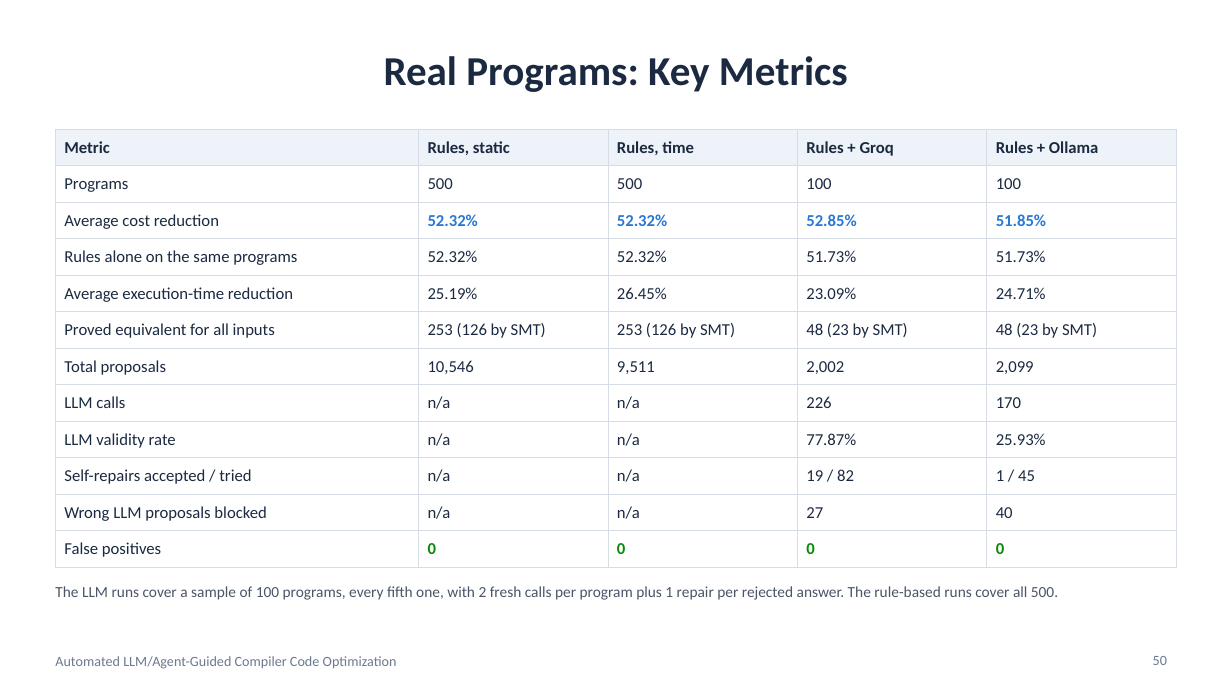
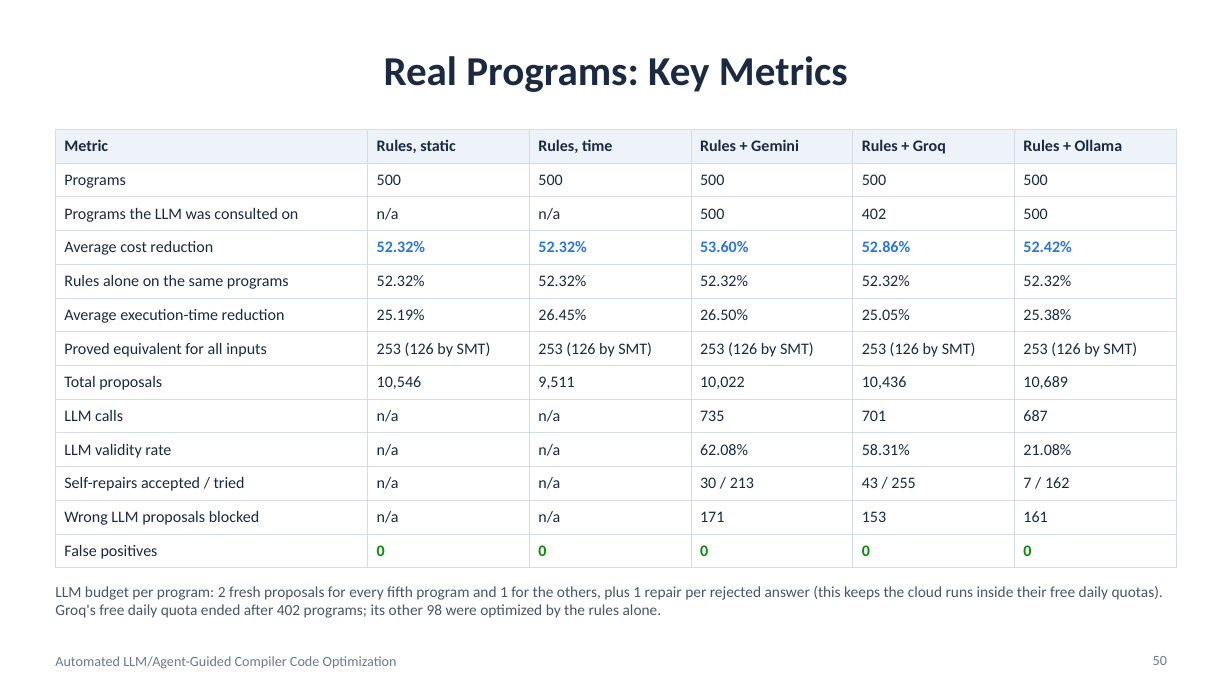
Before and after one commit to adarshhsharmaa-rgb/LLM-based-Compiler-Code-Optimization, a slide deck: slide 50 of project_ppt_24bce2972_review3.pptx. Drawn at 1232x693 pixels with LibreOffice and Linux fonts; fonts in the diff are those of the drawing. Boxes give left, top, right and bottom in pixels: in the first picture for what was removed or moved away, otherwise in the second. Text is boxed around its words. In the diff, an @@ line names an element or a change of style, - is before the commit and + after.

```diff
--- a/project_ppt_24bce2972_review3.pptx
+++ b/project_ppt_24bce2972_review3.pptx
@@ table at [55,129,1177,568] @@
-Metric | Rules, static | Rules, time | Rules + Groq | Rules + Ollama
-Programs | 500 | 500 | 100 | 100
-Average cost reduction | 52.32% | 52.32% | 52.85% | 51.85%
-Rules alone on the same programs | 52.32% | 52.32% | 51.73% | 51.73%
-Average execution-time reduction | 25.19% | 26.45% | 23.09% | 24.71%
-Proved equivalent for all inputs | 253 (126 by SMT) | 253 (126 by SMT) | 48 (23 by SMT) | 48 (23 by SMT)
-Total proposals | 10,546 | 9,511 | 2,002 | 2,099
-LLM calls | n/a | n/a | 226 | 170
-LLM validity rate | n/a | n/a | 77.87% | 25.93%
-Self-repairs accepted / tried | n/a | n/a | 19 / 82 | 1 / 45
-Wrong LLM proposals blocked | n/a | n/a | 27 | 40
-False positives | 0 | 0 | 0 | 0
+Metric | Rules, static | Rules, time | Rules + Gemini | Rules + Groq | Rules + Ollama
+Programs | 500 | 500 | 500 | 500 | 500
+Programs the LLM was consulted on | n/a | n/a | 500 | 402 | 500
+Average cost reduction | 52.32% | 52.32% | 53.60% | 52.86% | 52.42%
+Rules alone on the same programs | 52.32% | 52.32% | 52.32% | 52.32% | 52.32%
+Average execution-time reduction | 25.19% | 26.45% | 26.50% | 25.05% | 25.38%
+Proved equivalent for all inputs | 253 (126 by SMT) | 253 (126 by SMT) | 253 (126 by SMT) | 253 (126 by SMT) | 253 (126 by SMT)
+Total proposals | 10,546 | 9,511 | 10,022 | 10,436 | 10,689
+LLM calls | n/a | n/a | 735 | 701 | 687
+LLM validity rate | n/a | n/a | 62.08% | 58.31% | 21.08%
+Self-repairs accepted / tried | n/a | n/a | 30 / 213 | 43 / 255 | 7 / 162
+Wrong LLM proposals blocked | n/a | n/a | 171 | 153 | 161
+False positives | 0 | 0 | 0 | 0 | 0
@@ text at [55,586,1163,618]: text changed @@
-The LLM runs cover a sample of 100 programs, every fifth one, with 2 fresh calls per program plus 1 repair per rejected answer. The rule-based runs cover all 500.
+LLM budget per program: 2 fresh proposals for every fifth program and 1 for the others, plus 1 repair per rejected answer (this keeps the cloud runs inside their free daily quotas). Groq's free daily quota ended after 402 programs; its other 98 were optimized by the rules alone.
```
Also in this commit, not shown: 7 other slides changed, 2 other files.
